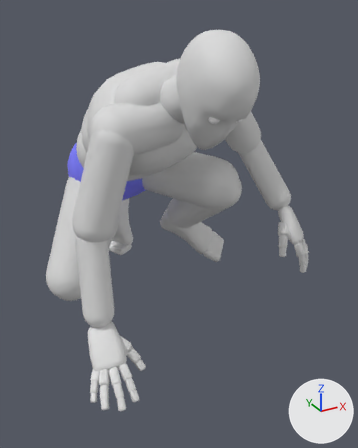
Two versions of the FBX model ContentSources/Blender/ExportedFbx/SkeletalMesh/Als/Anim/A_Als_GetUp_Front.fbx, one commit apart.
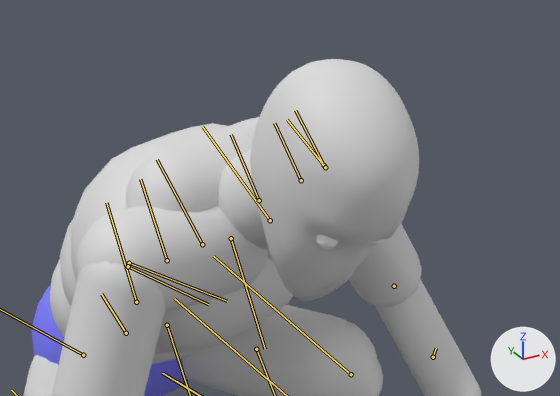
There are two pictures of each version: one whole from a 50 mm camera at (-0.686, -1.452, 0.997) aimed at (0.061, -0.093, 0.318), one close up on the part from 14% to 92% of the width and 0% to 44% of the height. Arrows for +X, +Y and +Z are at lower right; the lights stay in place. Both versions are drawn at frame 33 of the action 'Scene'; the numbers are the values there. The bones that bend it are drawn over the model as lines in the close-ups.

Names of what the first close-up shows: 'SKM_Als'.
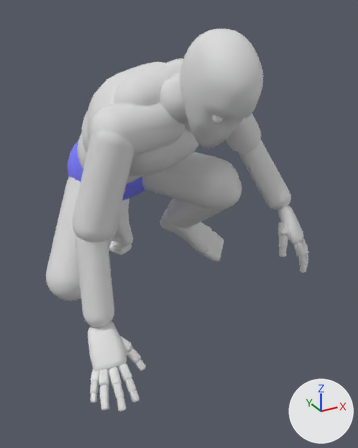
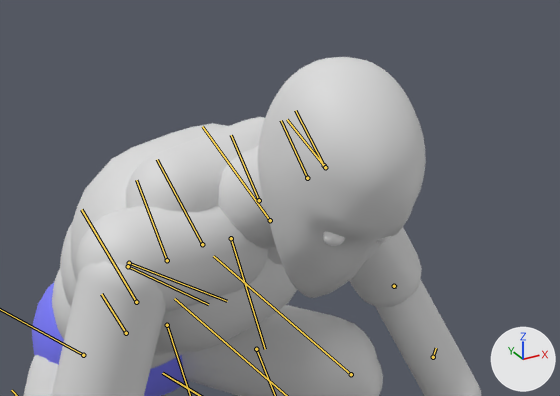
Diff of the bpy script that builds the scene:
```diff
--- a/ContentSources/Blender/ExportedFbx/SkeletalMesh/Als/Anim/A_Als_GetUp_Front.fbx.py
+++ b/ContentSources/Blender/ExportedFbx/SkeletalMesh/Als/Anim/A_Als_GetUp_Front.fbx.py
@@ bone_spine_01 @@
 bone_spine_01 = bpy.data.objects['Armature'].pose.bones['spine_01']  # child of 'pelvis'
-bone_spine_01.rotation_quaternion = (0.981, -0.078, 0.001, -0.18)  # degrees (-9, -2, -21)
+bone_spine_01.rotation_quaternion = (0.983, 0.048, -0.022, -0.178)  # degrees (6, -2, -21)
@@ bone_spine_02 @@
 bone_spine_02 = bpy.data.objects['Armature'].pose.bones['spine_02']  # child of 'spine_01'
-bone_spine_02.rotation_quaternion = (0.986, 0.061, 0.023, -0.152)  # degrees (7, 4, -17)
+bone_spine_02.rotation_quaternion = (0.987, -0.043, 0.01, -0.155)  # degrees (-5, 0, -18)
@@ bone_spine_03 @@
 bone_spine_03 = bpy.data.objects['Armature'].pose.bones['spine_03']  # child of 'spine_02'
-bone_spine_03.rotation_quaternion = (0.994, 0.066, 0.057, 0.073)  # degrees (8, 6, 9)
+bone_spine_03.rotation_quaternion = (0.995, 0.042, 0.058, 0.072)  # degrees (5, 6, 9)
@@ bone_neck_01 @@
 bone_neck_01 = bpy.data.objects['Armature'].pose.bones['neck_01']  # child of 'spine_03'
-bone_neck_01.rotation_quaternion = (0.994, 0.0, 0.002, 0.105)  # degrees (0, 0, 12)
+bone_neck_01.rotation_quaternion = (0.992, -0.002, 0.072, 0.104)  # degrees (1, 8, 12)
@@ bone_head @@
 bone_head = bpy.data.objects['Armature'].pose.bones['head']  # child of 'neck_01'
-bone_head.rotation_quaternion = (0.984, -0.153, 0.019, 0.085)  # degrees (-17, 4, 9)
+bone_head.rotation_quaternion = (0.98, -0.179, -0.044, 0.076)  # degrees (-21, -3, 10)
```

Pixel boxes (x1, y1, x2, y2) of what changed, in the close-ups (560 x 396 px):
'SKM_Als', posed: before (23, 59, 481, 396); after (23, 57, 481, 396)
bone 'spine_01', root to tip: before (136, 302) to (106, 202); after (136, 302) to (81, 209)
bone 'spine_02', root to tip: before (167, 260) to (140, 179); after (167, 260) to (136, 180)
bone 'neck_01', root to tip: before (259, 200) to (231, 134); after (259, 200) to (231, 135)
bone 'head', root to tip: before (301, 180) to (274, 123); after (307, 178) to (281, 120)
